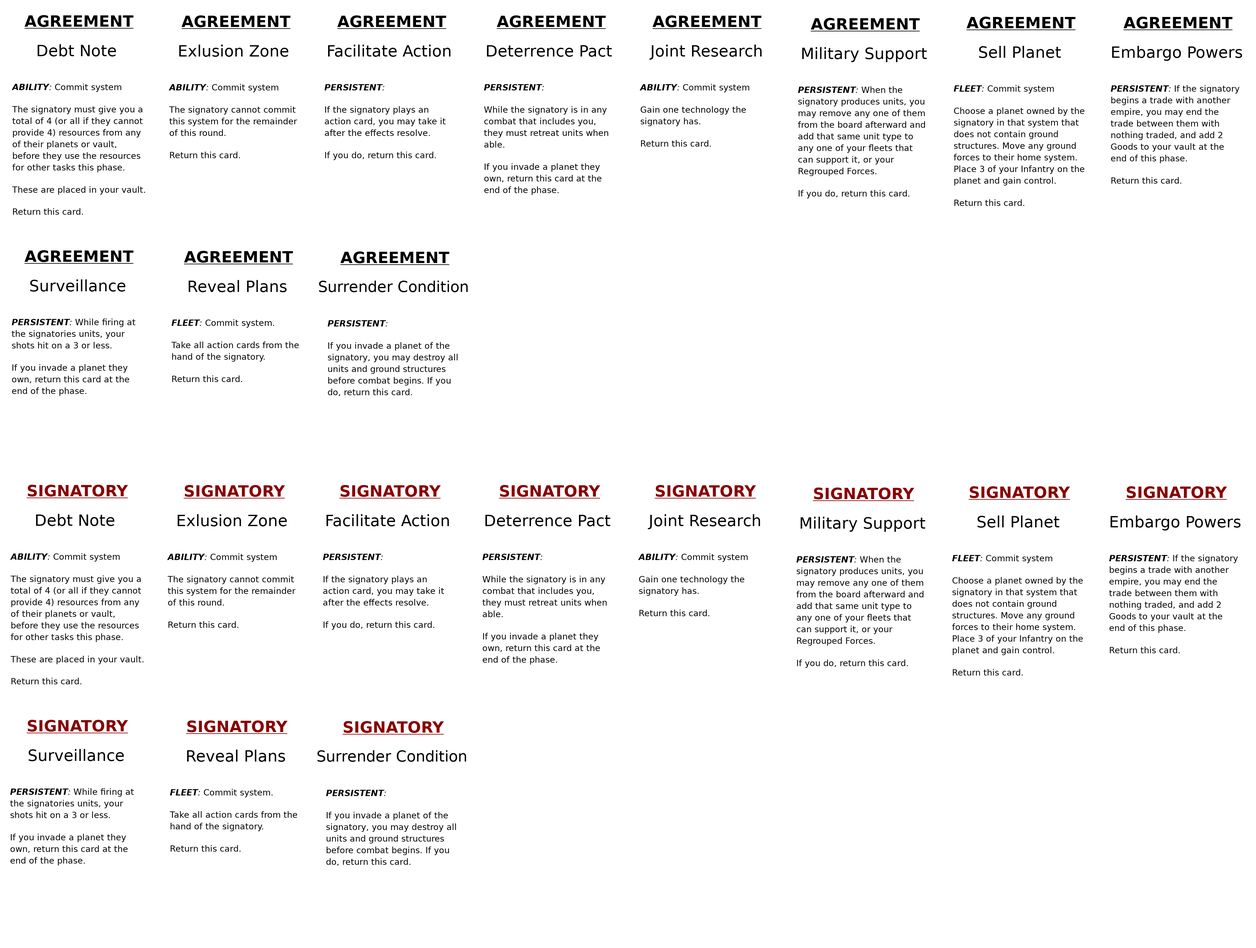
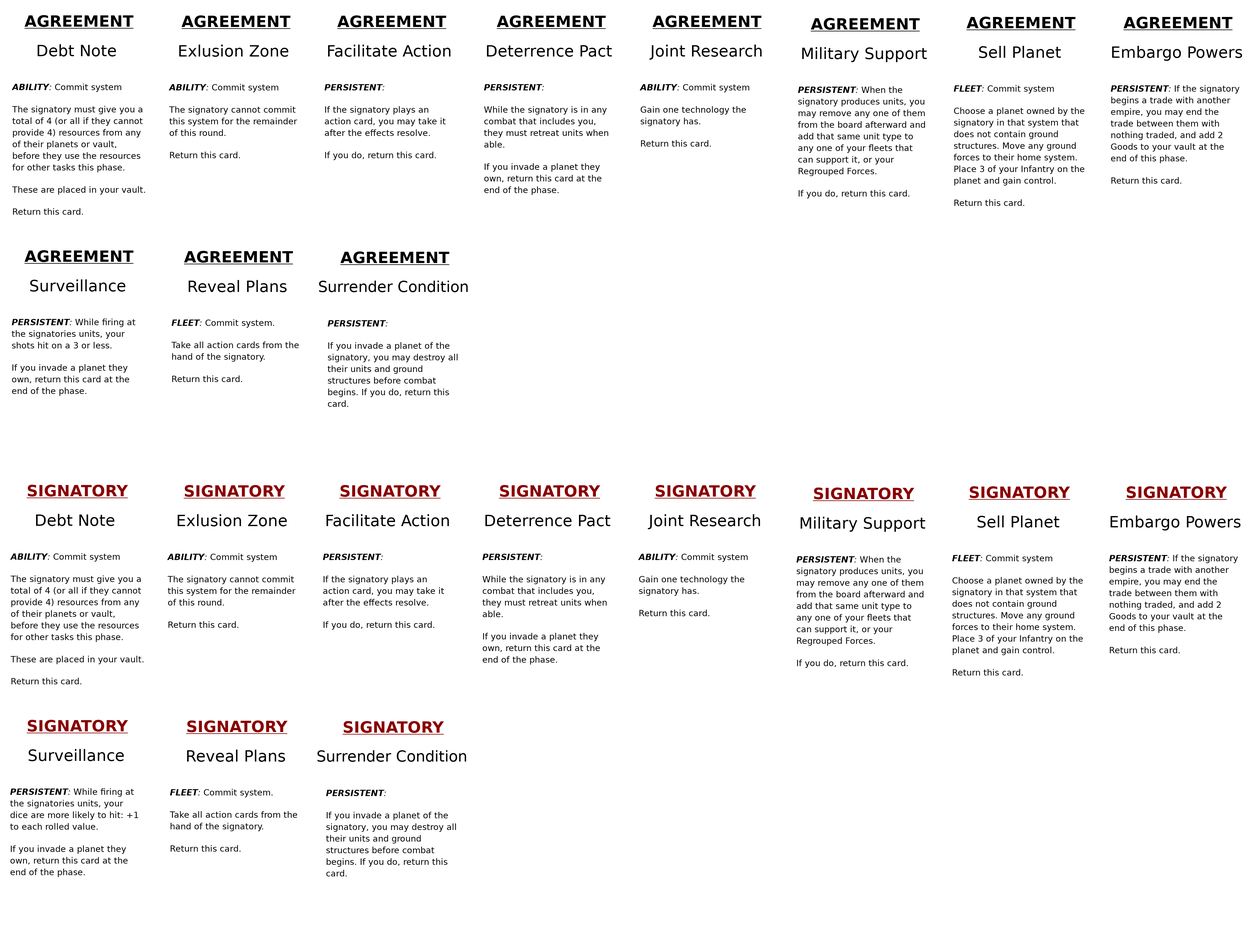
Two versions of the same layered image (1256x948). Layer-by-layer changes:
painted on "desc #29" over bbox(325, 835, 450, 877)
painted on "desc #31" over bbox(10, 811, 139, 878)
painted on "desc #20" over bbox(327, 365, 451, 408)
